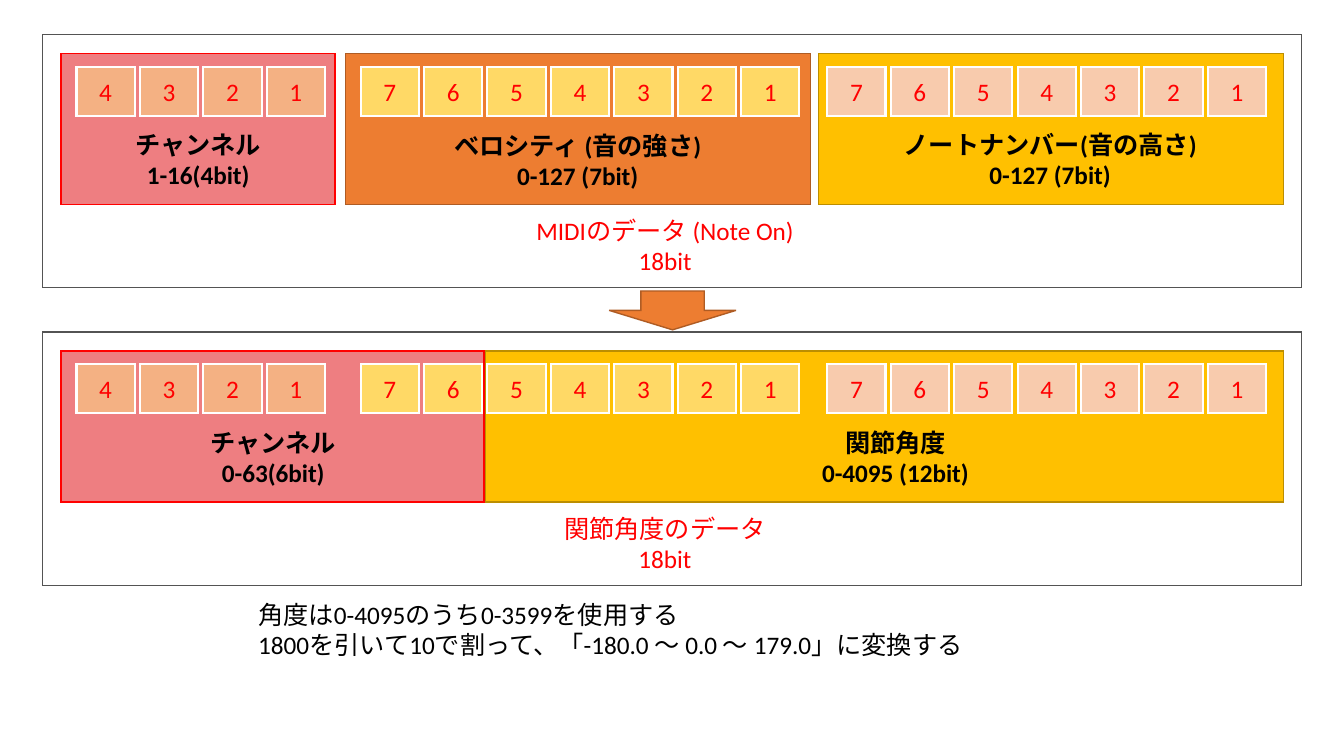
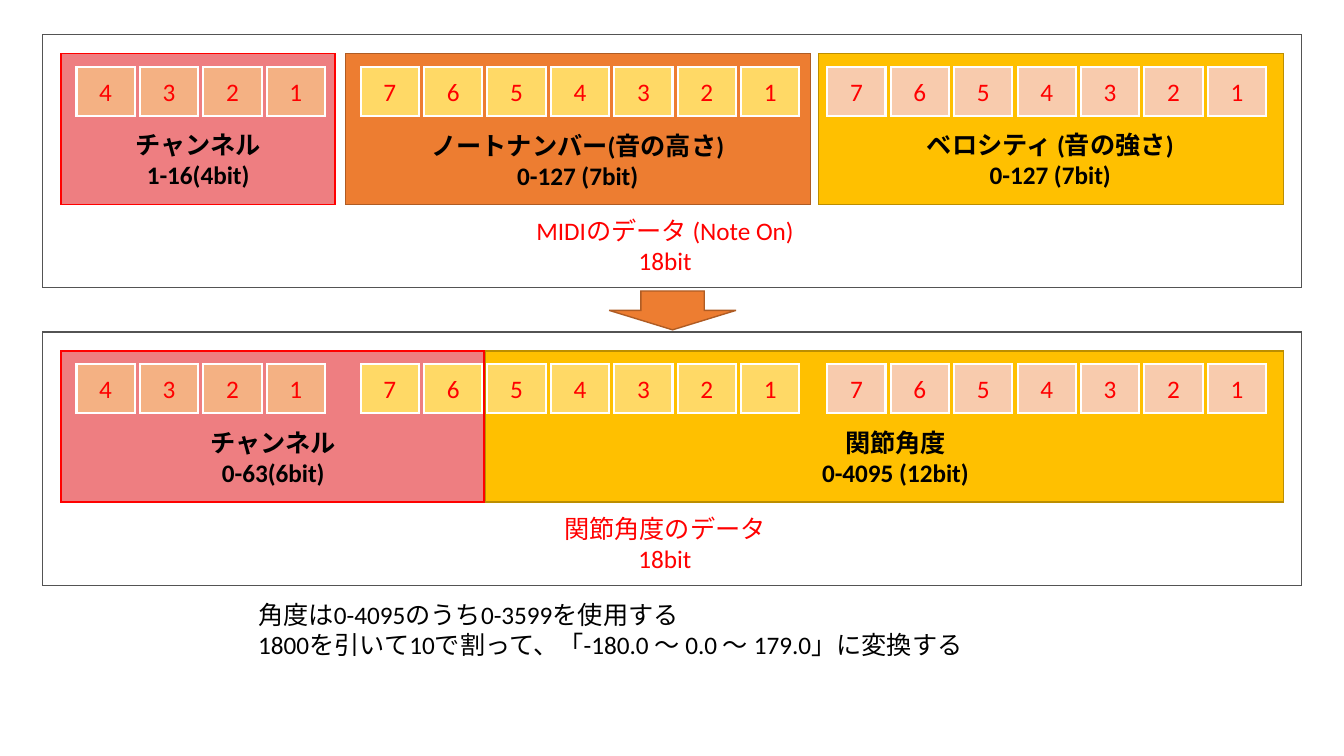
Before and after one commit to dreamdrive/Meridian_unity_demo_win, a slide deck: slide 1 of docimg/midi.pptx. Drawn at 1344x756 pixels with LibreOffice and Linux fonts; fonts in the diff are those of the drawing. Boxes give left, top, right and bottom in pixels: in the first picture for what was removed or moved away, otherwise in the second. Text is boxed around its words. In the diff, an @@ line names an element or a change of style, - is before the commit and + after.

```diff
--- a/docimg/midi.pptx
+++ b/docimg/midi.pptx
@@ text "ノートナンバー(音の高さ)": place and size @@
-text "ノートナンバー(音の高さ)" at box(454, 135, 701, 189)
+text "ノートナンバー(音の高さ)" at box(431, 133, 724, 189)
@@ text at box(431, 133, 724, 159): text changed @@
-ベロシティ (音の強さ)
+ノートナンバー(音の高さ)
@@ text "ベロシティ (音の強さ)": place and size @@
-text "ベロシティ (音の強さ)" at box(904, 132, 1197, 188)
+text "ベロシティ (音の強さ)" at box(927, 134, 1173, 188)
@@ text at box(927, 134, 1173, 158): text changed @@
-ノートナンバー(音の高さ)
+ベロシティ (音の強さ)
```
Also in this commit, not shown: 1 other file.
